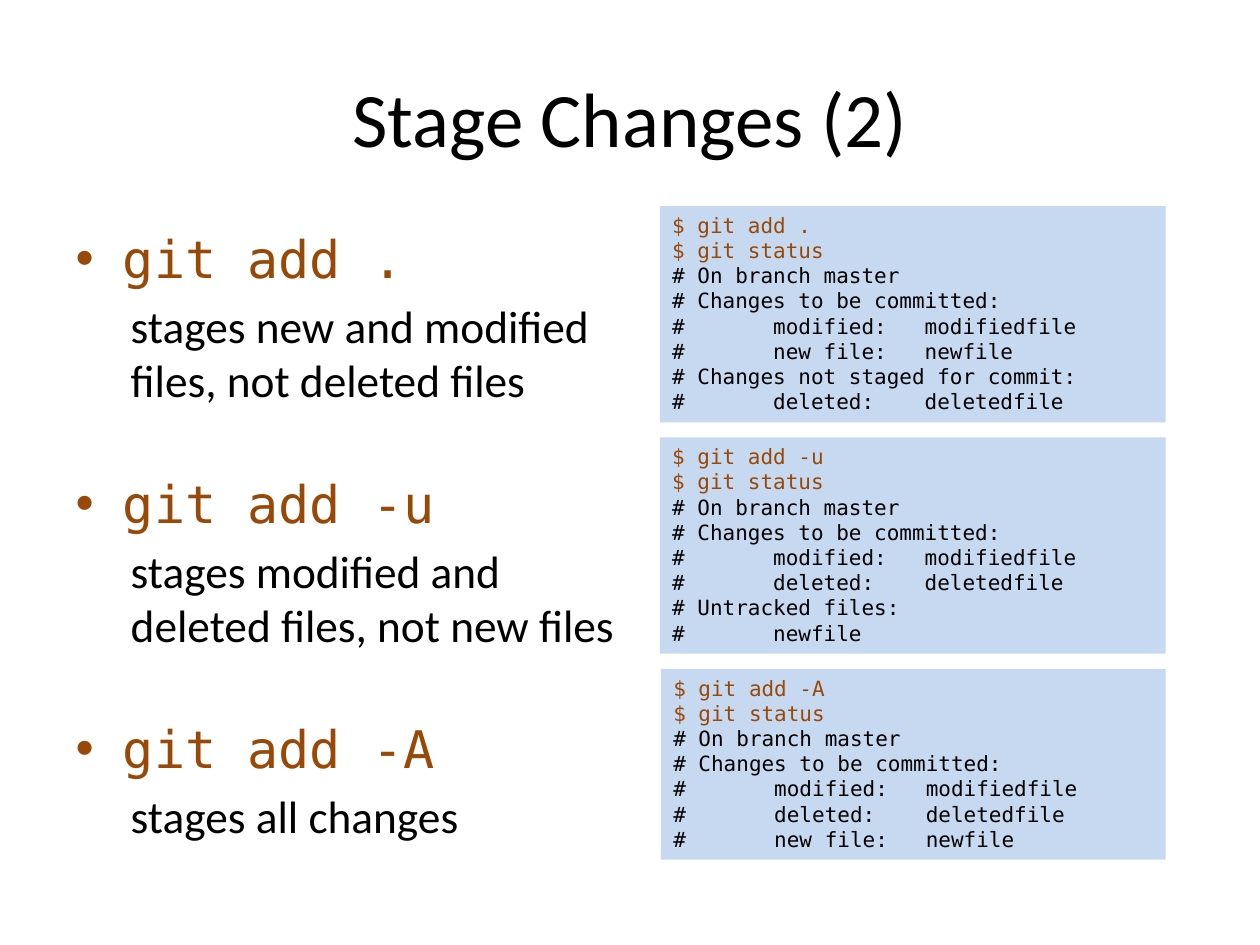
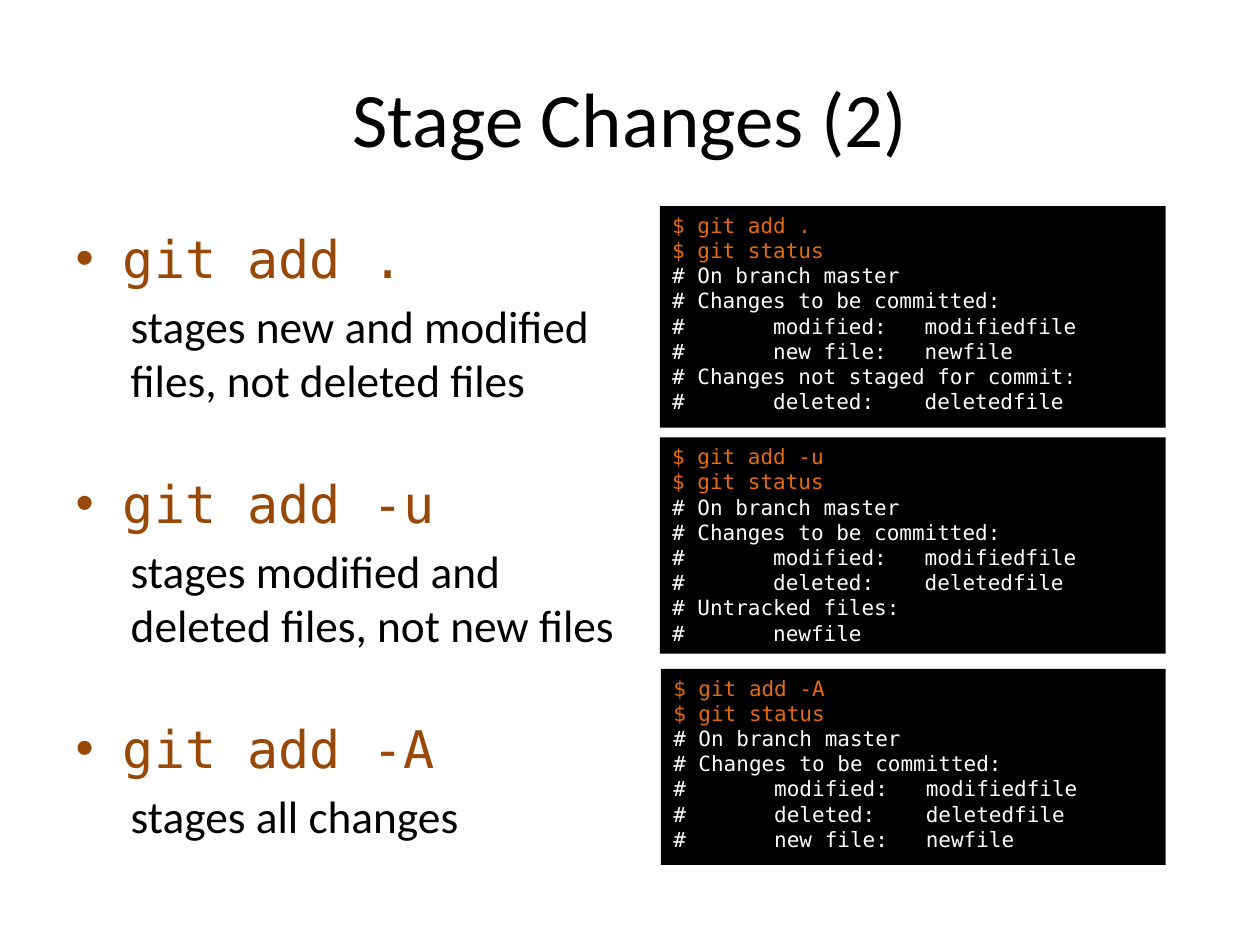
Before and after one commit to abergitdemo/git_demo, a slide deck: slide 3 of slides/add_undo.pptx. Drawn at 1260x945 pixels with LibreOffice and Linux fonts; fonts in the diff are those of the drawing. Boxes give left, top, right and bottom in pixels: in the first picture for what was removed or moved away, otherwise in the second. Text is boxed around its words. In the diff, an @@ line names an element or a change of style, - is before the commit and + after.

```diff
--- a/slides/add_undo.pptx
+++ b/slides/add_undo.pptx
@@ rectangle "$ git add ." resized from (x1=660, y1=207, x2=1167, y2=423) to (x1=660, y1=207, x2=1167, y2=428) @@
@@ rectangle "$ git add ." at (x1=660, y1=207, x2=1167, y2=428): text colour #984807 to #E46C0A in "$ git add .", "$ git status"; text colour #000000 to #FFFFFF in "# On branch master", "# Changes to be committed:", "# modified: modifiedfile", "# new file: newfile" and 2 more places; fill #C6D9F1 to #000000 @@
@@ rectangle "$ git add -u" at (x1=660, y1=437, x2=1167, y2=654): text colour #984807 to #E46C0A in "$ git add -u", "$ git status"; text colour #000000 to #FFFFFF in "# On branch master", "# Changes to be committed:", "# modified: modifiedfile", "# deleted: deletedfile" and 2 more places; fill #C6D9F1 to #000000 @@
@@ rectangle "$ git add -A" resized from (x1=662, y1=669, x2=1167, y2=859) to (x1=662, y1=669, x2=1167, y2=866) @@
@@ rectangle "$ git add -A" at (x1=662, y1=669, x2=1167, y2=866): text colour #984807 to #E46C0A in "$ git add -A", "$ git status"; text colour #000000 to #FFFFFF in "# On branch master", "# Changes to be committed:", "# modified: modifiedfile", "# deleted: deletedfile" and 1 more places; fill #C6D9F1 to #000000 @@
```
Also in this commit, not shown: 2 other slides changed, 3 other files.
